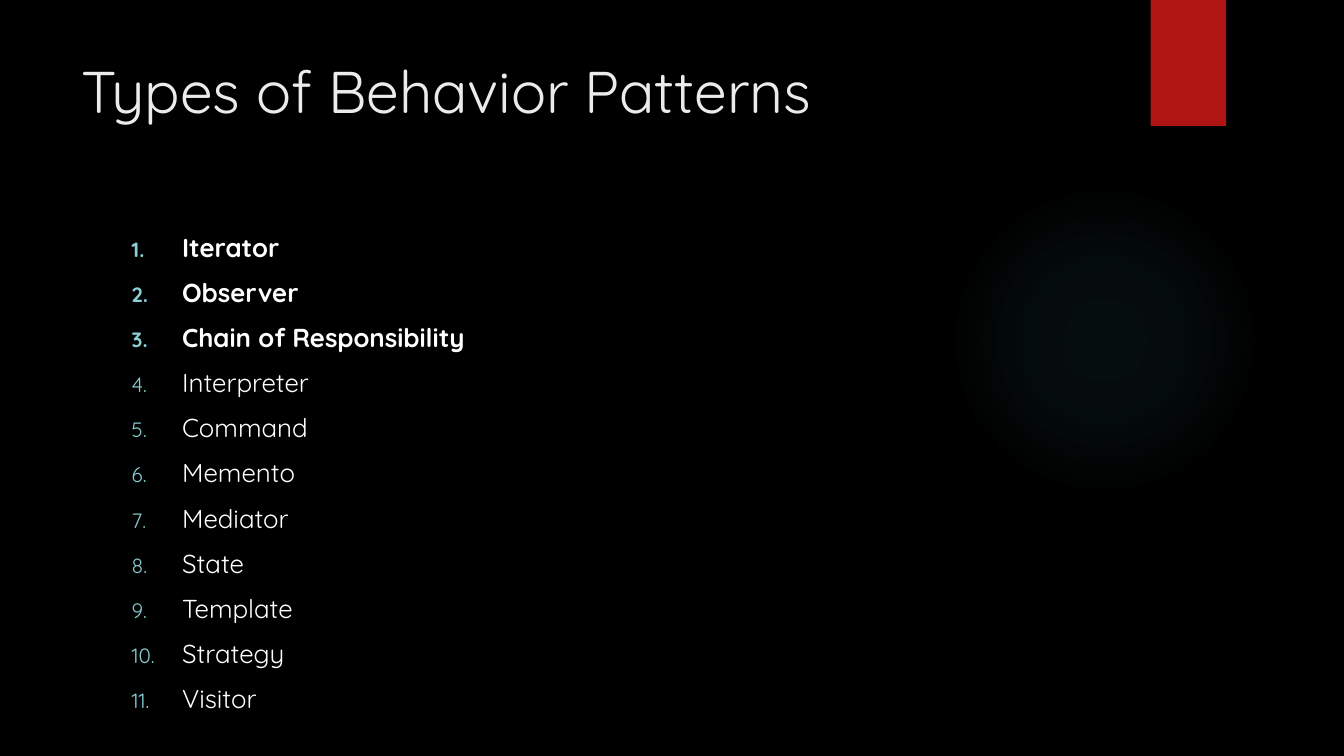
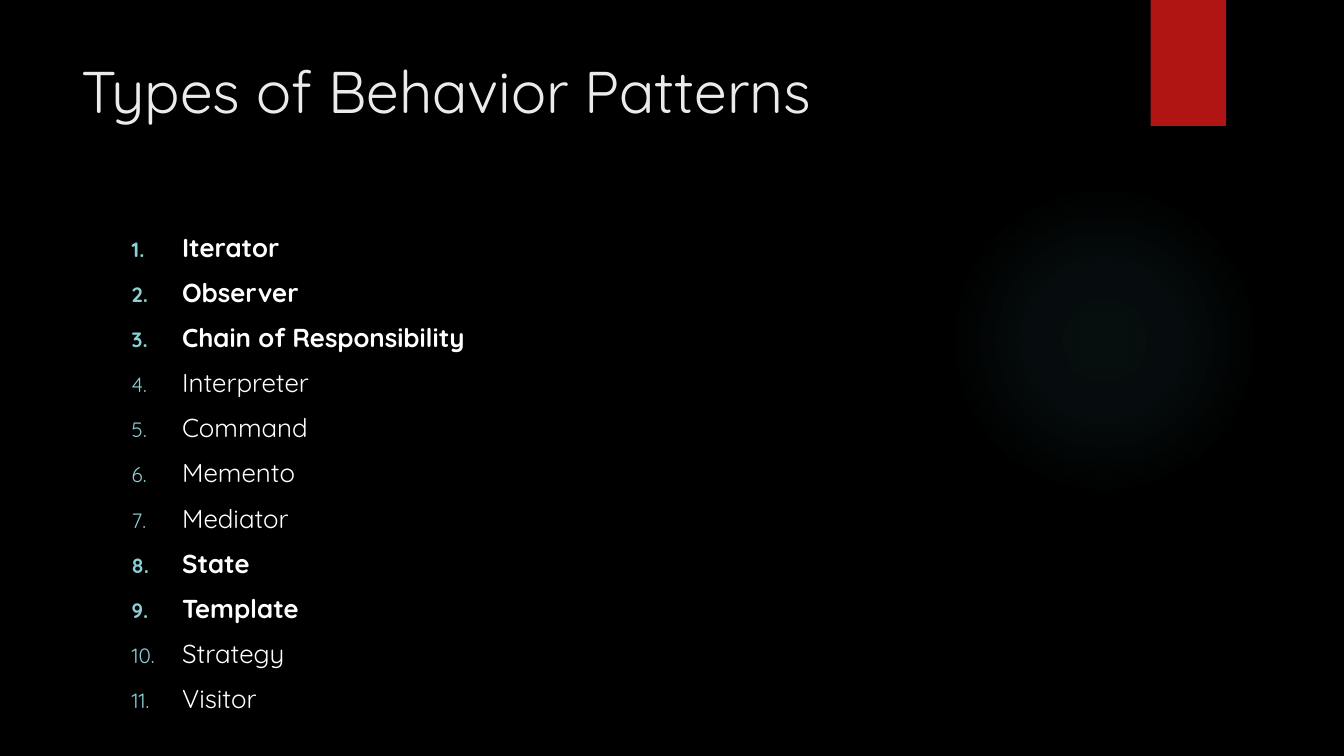
Before and after one commit to onssabarish1992/Design-Patterns, a slide deck: slide 3 of BehaviouralPatterns/BehaviouralPatterns.pptx. Drawn at 1344x756 pixels with LibreOffice and Linux fonts; fonts in the diff are those of the drawing; background and template pictures are left out. Boxes give left, top, right and bottom in pixels: in the first picture for what was removed or moved away, otherwise in the second. Text is boxed around its words. In the diff, an @@ line names an element or a change of style, - is before the commit and + after.

Commit message:
Template Design Pattern
Code sample for template design pattern

```diff
--- a/BehaviouralPatterns/BehaviouralPatterns.pptx
+++ b/BehaviouralPatterns/BehaviouralPatterns.pptx
@@ text at box(182, 554, 299, 623): bold on in "State", "Template" @@
```
Also in this commit, not shown: 9 other files.
